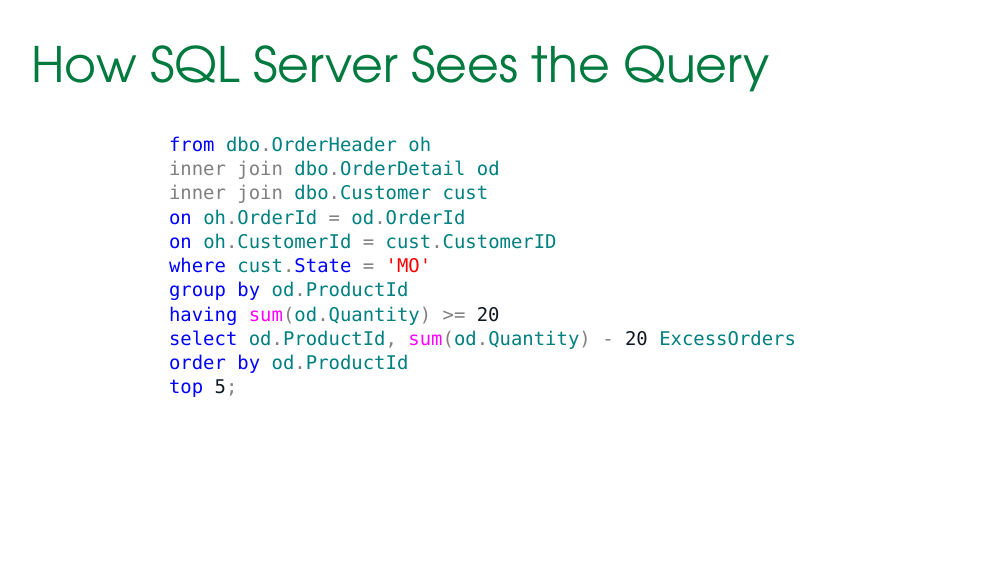
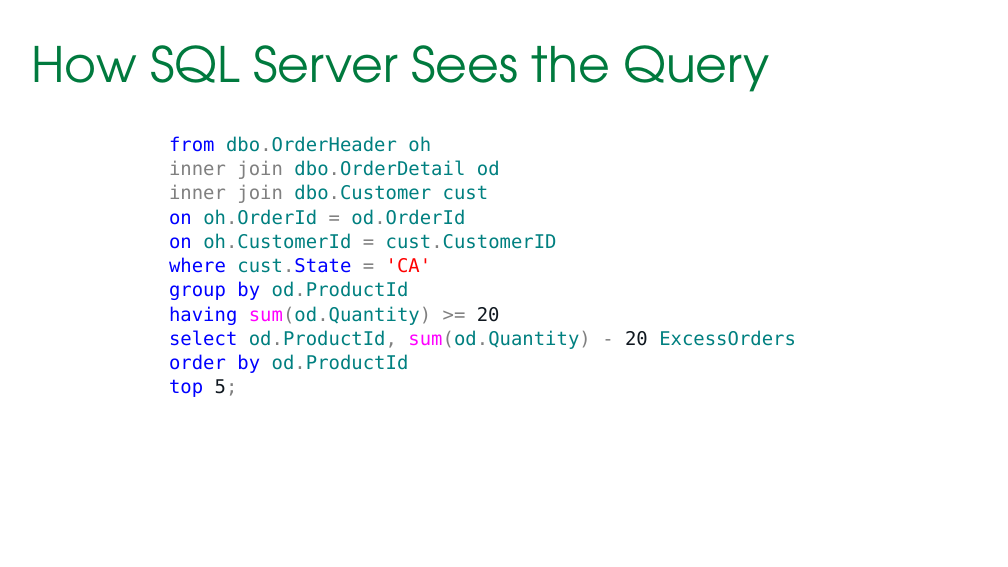
Before and after one commit to tf3604/OptimizerPresentation, a slide deck: slide 20 of Optimizer.pptx (slide 19 before the commit). Drawn at 1008x567 pixels with LibreOffice and Linux fonts; fonts in the diff are those of the drawing; background and template pictures are left out. Boxes give left, top, right and bottom in pixels: in the first picture for what was removed or moved away, otherwise in the second. Text is boxed around its words. In the diff, an @@ line names an element or a change of style, - is before the commit and + after.

```diff
--- a/Optimizer.pptx
+++ b/Optimizer.pptx
@@ text at bbox=[169, 257, 432, 273]: text changed @@
-where cust.State = 'MO'
+where cust.State = 'CA'
```
Also in this commit, not shown: 14 other slides changed, 1 slide added.
